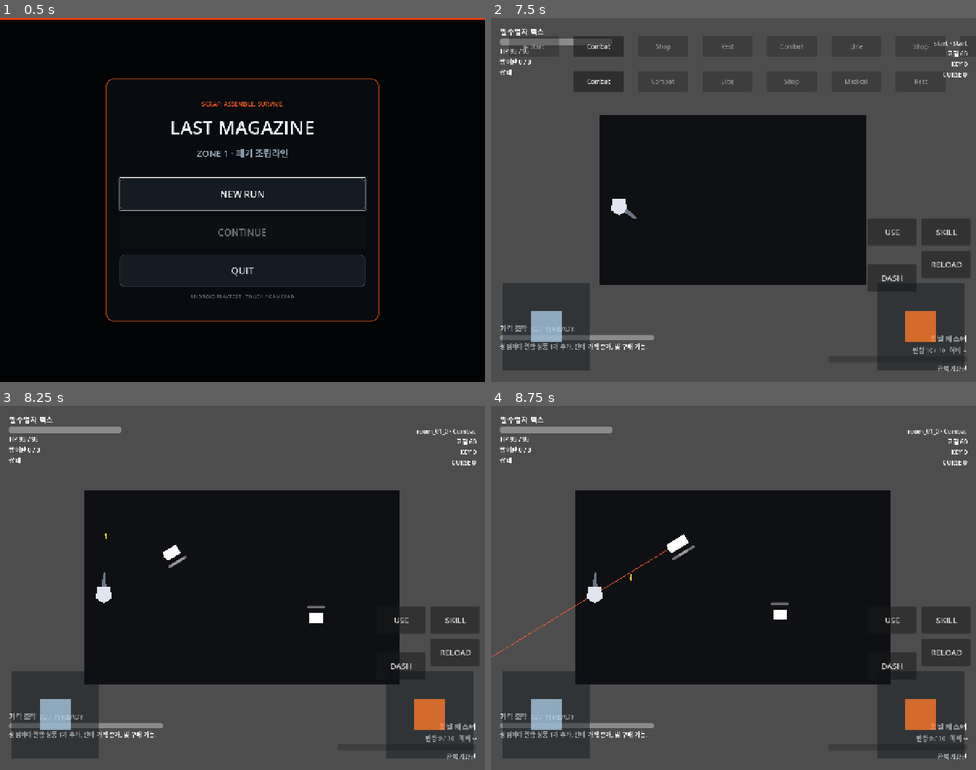
Above: before the commit, frames 1-4 (two rows, left to right).
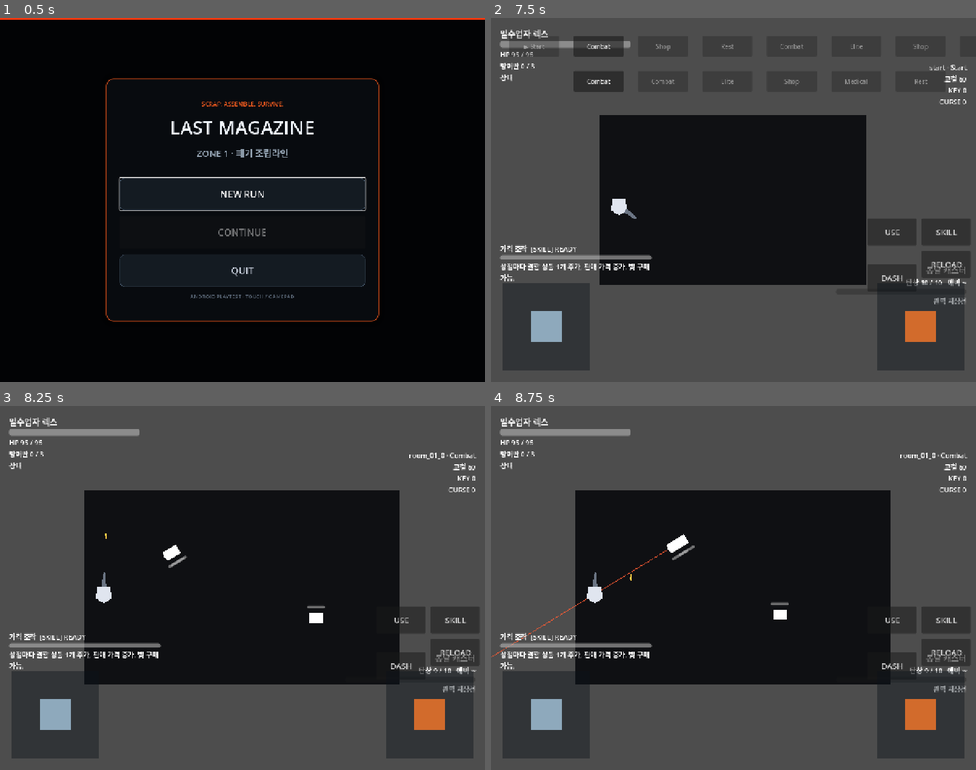
Above: after the commit, the same moments.

Repository: donly987647-max/Topdown-roguelite
Game: Godot game, scene res://scenes/main/RunMain.tscn
Same seed, same stepped clock (60 frames per second), same inputs: the game is played once before the commit and once after it.
Inputs:
- Up to frame 1 (0.5 s): no input
- Up to frame 2 (7.5 s): click "NEW RUN" at 0.5 s; click "정비공 마라 HP 100 SPD 100% 시작 무기:…" at 1.25 s; click "정비공 마라 HP 100 SPD 100% 시작 무기:…" at 2 s; click "탈주병 케인 HP 90 SPD 105% 시작 무기: …" at 2.75 s; click "탈주병 케인 HP 90 SPD 105% 시작 무기: …" at 3.5 s; click "실험체 노바 HP 80 SPD 100% 시작 무기: …" at 4.25 s; click "실험체 노바 HP 80 SPD 100% 시작 무기: …" at 5 s; click "밀수업자 렉스 HP 95 SPD 100% 시작 무기:…" at 5.75 s; click "밀수업자 렉스 HP 95 SPD 100% 시작 무기:…" at 6.5 s; click "RUN START" at 7.25 s
- Up to frame 3 (8.25 s): click "Combat" at 8 s
- Up to frame 4 (8.75 s): no input

Frame 1 is identical in both runs. In frame 2, 2.9% of the frame differs, in the area x 1-99%, y 3-98%; in frame 3, 3.1%; in frame 4, 3.1%.

Commit message:
Add responsive combat HUD layout for mobile and tablets

Diff:
--- a/scripts/ui/combat_hud.gd
+++ b/scripts/ui/combat_hud.gd
@@ -9,6 +9,10 @@
 var _reload_duration := 0.0
 var _reload_left := 0.0
 
+@onready var top_left: VBoxContainer = $TopLeft
+@onready var top_right: VBoxContainer = $TopRight
+@onready var bottom_left: VBoxContainer = $BottomLeft
+@onready var bottom_right: VBoxContainer = $BottomRight
 @onready var character_label: Label = $TopLeft/Character
 @onready var hp_bar: ProgressBar = $TopLeft/HP
 @onready var hp_text: Label = $TopLeft/HPText
@@ -28,6 +32,48 @@
 @onready var reload_bar: ProgressBar = $BottomRight/Reload
 @onready var perfect_label: Label = $BottomRight/Perfect
 
+func _ready() -> void:
+	get_viewport().size_changed.connect(_apply_responsive_layout)
+	_apply_responsive_layout()
+
+func _apply_responsive_layout() -> void:
+	var size := get_viewport_rect().size
+	if size.x <= 1.0 or size.y <= 1.0:
+		return
+	var mobile := OS.has_feature("Android") or OS.has_feature("mobile") or DisplayServer.is_touchscreen_available()
+	var portrait := size.y > size.x
+	var shortest := minf(size.x, size.y)
+	var margin := clampf(shortest * 0.025, 14.0, 28.0)
+	var compact_width := clampf(shortest * 0.36, 220.0, 360.0)
+	var top_height := clampf(shortest * 0.24, 135.0, 210.0)
+	top_left.position = Vector2(margin, margin)
+	top_left.size = Vector2(compact_width, top_height)
+	top_right.position = Vector2(size.x - margin - compact_width, margin)
+	top_right.size = Vector2(compact_width, top_height)
+	var bottom_y := size.y - margin - (150.0 if mobile else 180.0)
+	if mobile:
+		bottom_y = size.y - clampf(shortest * (0.48 if portrait else 0.38), 220.0, 390.0)
+	bottom_left.position = Vector2(margin, bottom_y)
+	bottom_left.size = Vector2(compact_width, 150.0)
+	bottom_right.position = Vector2(size.x - margin - compact_width, bottom_y)
+	bottom_right.size = Vector2(compact_width, 165.0)
+	var main_font := int(clampf(shortest * 0.027, 16.0, 22.0))
+	var small_font := int(clampf(shortest * 0.021, 13.0, 18.0))
+	for label in [character_label, weapon_label]:
+		label.add_theme_font_size_override("font_size", main_font)
+	for label in [hp_text, guard_label, status_label, room_label, scrap_label, key_label, curse_label, active_label, unique_label, ammo_label, perfect_label]:
+		label.add_theme_font_size_override("font_size", small_font)
+	var bar_width := maxf(190.0, compact_width - 12.0)
+	hp_bar.custom_minimum_size = Vector2(bar_width, clampf(shortest * 0.018, 14.0, 22.0))
+	shield_bar.custom_minimum_size = Vector2(bar_width, 10.0)
+	active_bar.custom_minimum_size = Vector2(bar_width, 12.0)
+	heat_bar.custom_minimum_size = Vector2(bar_width, 11.0)
+	reload_bar.custom_minimum_size = Vector2(bar_width, 14.0)
+	unique_label.visible = not mobile or not portrait
+	status_label.visible = not mobile or shortest >= 720.0
+	key_label.visible = not mobile or shortest >= 650.0
+	curse_label.visible = not mobile or shortest >= 650.0
+
 func configure(run_bootstrap: Zone1RunBootstrap) -> bool:
 	bootstrap = run_bootstrap
 	if bootstrap == null:
@@ -38,6 +84,7 @@
 	abilities = bootstrap.abilities
 	_bind_signals()
 	_refresh_all()
+	_apply_responsive_layout()
 	return true
 
 func _process(delta: float) -> void:
@@ -141,7 +188,7 @@
 		scrap_label.text += "  빚 %d/%d" % [current, limit]
 
 func _on_active_state(ready: bool, current: float, maximum: float, label: String) -> void:
-	active_label.text = "%s  [Q / Y] %s" % [label, "READY" if ready else ""]
+	active_label.text = "%s  [SKILL] %s" % [label, "READY" if ready else ""]
 	active_bar.max_value = maxf(1.0, maximum)
 	active_bar.value = current
 
